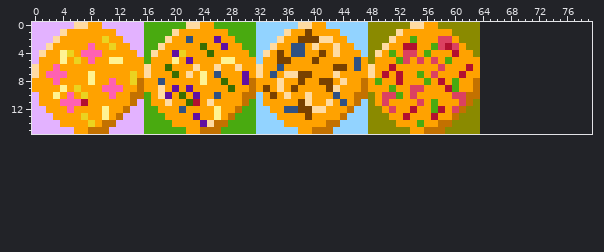
A sprite sheet gets an edit: Assets/Sprites/PizzaIcons.png. This is how it looked before the edit.
The file is 64x16 pixels. The old version is drawn lined up with the new one, on the new canvas.
New version:
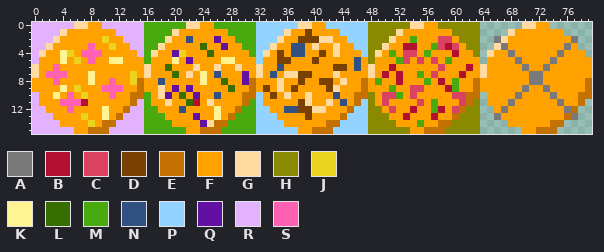
Palette (. is transparent): A #797979  B #b21030  C #db4161  D #794100  E #c37100  F #ffa200  G #ffdba2  H #8a8a00  J #ebd320  K #fff392  L #386d00  M #49aa10  N #305182  P #92d3ff  Q #6110a2  R #e3b2ff  S #ff61b2
From old to new:
canvas 64x16 -> 80x16
@@ x 62..79 @@
- 0 HH................
- 1 HH................
- 2 HH................
- 3 HH................
- 4 FH................
- 5 FF................
- 6 BF................
- 7 FF................
- 8 FE................
- 9 FE................
-10 EE................
-11 EH................
-12 HH................
-13 HH................
-14 HH................
-15 HH................
+ 0 HH......GGFF......
+ 1 HH....GFFFFFFF....
+ 2 HH..AGFFFFFFFFFA..
+ 3 HH..GAFFFFFFFFAF..
+ 4 FH.GFFAFFFFFFAFFF.
+ 5 FF.FFFFAFFFFAFFFFF
+ 6 BFGFFFFFAFFAFFFFFF
+ 7 FFGFFFFFFAAFFFFFFF
+ 8 FEFFFFFFFAAFFFFFFE
+ 9 FEFFFFFFAFFAFFFFFE
+10 EE.FFFFAFFFFAFFFEE
+11 EH.FFFAFFFFFFAFFE.
+12 HH..FAFFFFFFFFAE..
+13 HH..AFFFFFFFFFEA..
+14 HH....FFFFFFEE....
+15 HH......FFEEE.....
Where, in picture pixels (left, top, right, bottom), the same in both pictures:
added: (480, 22, 592, 134)
